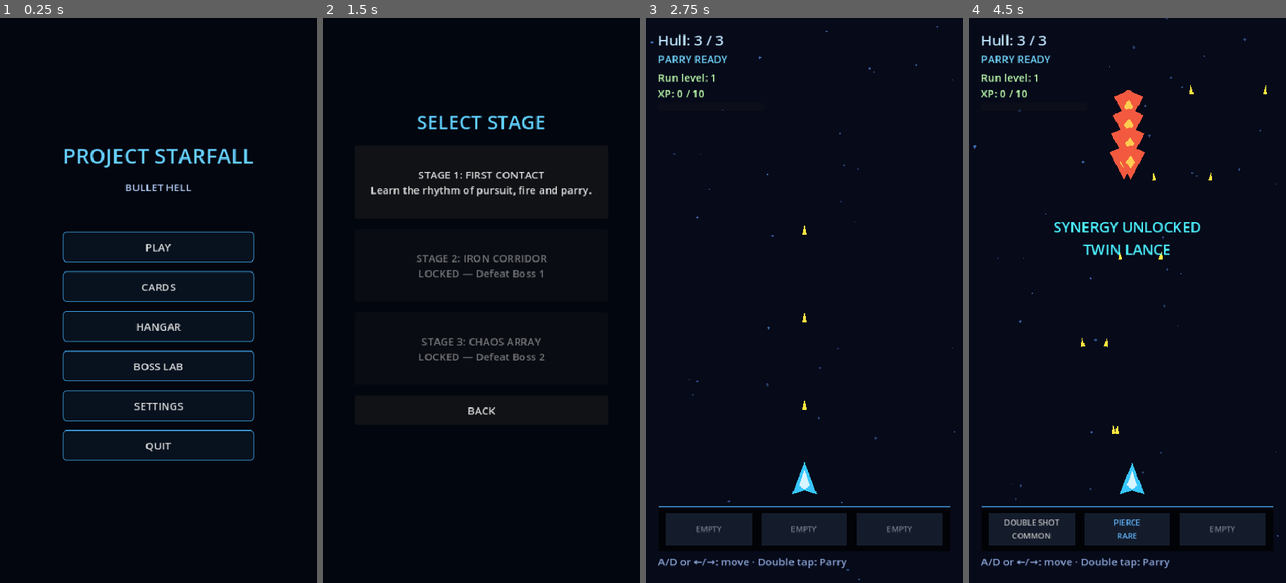
Above: before the commit, frames 1-4 (left to right).
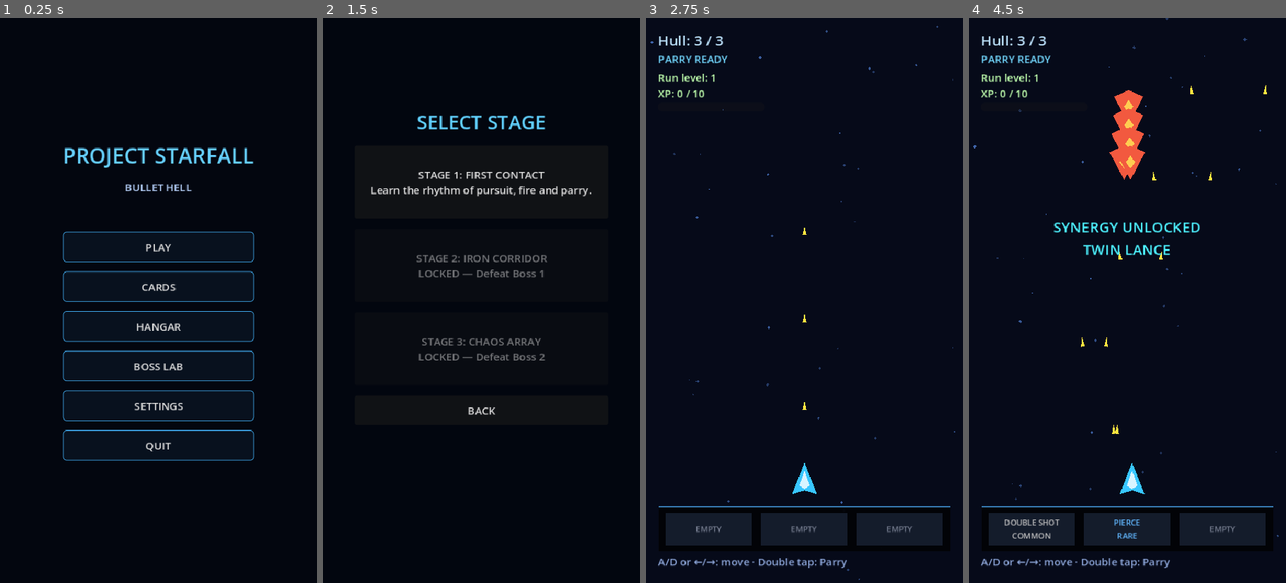
Above: after the commit, the same moments.

Repository: Gonz007/Bullet-Rogue
Game: Godot game, scene res://scenes/MainMenu.tscn
Same seed, same stepped clock (60 frames per second), same inputs: the game is played once before the commit and once after it.
Inputs (mouse positions are in pixels of both pictures, inside the frame that each line leads up to):
- Up to frame 1 (0.25 s): no input
- Up to frame 2 (1.5 s): click "PLAY" at 0.5 s; click "PLAY" at 1.25 s
- Up to frame 3 (2.75 s): click "STAGE 1: FIRST CONTACT Learn …" at 2 s
- Up to frame 4 (4.5 s): tap Enter (ui_accept) at 2.75, 3.02, 3.77 s; move the mouse to (1197, 272) at 2.77 s; hold D (move_right) 2.78-3.53 s; tap R at 2.85 s; click (1197, 272) at 2.92 s; move the mouse to (1064, 328) at 3.52 s; hold A (move_left) 3.53-4.28 s; tap 1 at 3.6 s; click (1064, 328) at 3.67 s; move the mouse to (1159, 176) at 4.27 s; hold D (move_right) from 4.28 s (still down); tap 2 at 4.35 s; click (1159, 176) at 4.42 s

The runs differ from the first frame. In frame 1, 1.4% of the frame differs, in the area x 19-81%, y 22-79%; in frame 2, 1.2%; in frame 3, 0.6%; in frame 4, 1.4%, in the area x 4-94%, y 0-98%.

Commit message:
feat: add portrait Android touch controls

Diff:
--- a/project.godot
+++ b/project.godot
@@ -34,6 +34,12 @@
 window/size/window_width_override=480
 window/size/window_height_override=854
 window/stretch/mode="canvas_items"
+window/stretch/aspect="expand"
+window/handheld/orientation="portrait"
+
+[input_devices]
+
+pointing/emulate_touch_from_mouse=true
 
 [input]
 
--- a/scenes/Main.tscn
+++ b/scenes/Main.tscn
@@ -34,6 +34,7 @@
 [ext_resource type="Script" path="res://scripts/screen_shake.gd" id="33_shake"]
 [ext_resource type="PackedScene" path="res://scenes/ui/ShopUI.tscn" id="22_shop_ui"]
 [ext_resource type="PackedScene" path="res://scenes/ui/PauseMenu.tscn" id="23_pause"]
+[ext_resource type="PackedScene" path="res://scenes/ui/TouchControls.tscn" id="34_touch"]
 
 [node name="Main" type="Node2D" unique_id=827351479]
 script = ExtResource("1_main")
@@ -318,3 +319,5 @@
 
 [node name="PauseMenu" parent="HUD" instance=ExtResource("23_pause")]
 visible = false
+
+[node name="TouchControls" parent="HUD" instance=ExtResource("34_touch")]
--- /dev/null
+++ b/scenes/ui/TouchControls.tscn
@@ -0,0 +1,79 @@
+[gd_scene load_steps=4 format=3]
+
+[ext_resource type="Script" path="res://scripts/ui/touch_controls.gd" id="1_controls"]
+[ext_resource type="Script" path="res://scripts/ui/touch_action_button.gd" id="2_button"]
+
+[sub_resource type="StyleBoxFlat" id="1_style"]
+bg_color = Color(0.06, 0.24, 0.38, 0.72)
+border_width_left = 2
+border_width_top = 2
+border_width_right = 2
+border_width_bottom = 2
+border_color = Color(0.3, 0.85, 1, 0.9)
+corner_radius_top_left = 28
+corner_radius_top_right = 28
+corner_radius_bottom_right = 28
+corner_radius_bottom_left = 28
+
+[node name="TouchControls" type="Control"]
+process_mode = 3
+layout_mode = 3
+anchors_preset = 15
+anchor_right = 1.0
+anchor_bottom = 1.0
+mouse_filter = 2
+script = ExtResource("1_controls")
+
+[node name="Hint" type="Label" parent="."]
+layout_mode = 1
+anchors_preset = -1
+anchor_left = 0.2
+anchor_top = 0.72
+anchor_right = 0.8
+anchor_bottom = 0.76
+theme_override_colors/font_color = Color(0.6, 0.88, 1, 0.8)
+theme_override_font_sizes/font_size = 12
+horizontal_alignment = 1
+text = "TAP TWICE A DIRECTION TO PARRY"
+
+[node name="Left" type="Button" parent="."]
+custom_minimum_size = Vector2(106, 86)
+layout_mode = 1
+anchors_preset = -1
+anchor_left = 0.05
+anchor_top = 0.76
+anchor_right = 0.27
+anchor_bottom = 0.86
+theme_override_font_sizes/font_size = 34
+theme_override_styles/normal = SubResource("1_style")
+text = "◀"
+script = ExtResource("2_button")
+input_action = "move_left"
+
+[node name="Right" type="Button" parent="."]
+custom_minimum_size = Vector2(106, 86)
+layout_mode = 1
+anchors_preset = -1
+anchor_left = 0.73
+anchor_top = 0.76
+anchor_right = 0.95
+anchor_bottom = 0.86
+theme_override_font_sizes/font_size = 34
+theme_override_styles/normal = SubResource("1_style")
+text = "▶"
+script = ExtResource("2_button")
+input_action = "move_right"
+
+[node name="Pause" type="Button" parent="."]
+custom_minimum_size = Vector2(48, 42)
+layout_mode = 1
+anchors_preset = -1
+anchor_left = 0.88
+anchor_top = 0.025
+anchor_right = 0.98
+anchor_bottom = 0.075
+theme_override_font_sizes/font_size = 20
+theme_override_styles/normal = SubResource("1_style")
+text = "Ⅱ"
+script = ExtResource("2_button")
+input_action = "ui_cancel"
--- /dev/null
+++ b/scripts/ui/touch_action_button.gd
@@ -0,0 +1,23 @@
+class_name TouchActionButton
+extends Button
+
+@export var input_action := "move_left"
+
+
+func _ready() -> void:
+	focus_mode = Control.FOCUS_NONE
+	button_down.connect(_send_pressed.bind(true))
+	button_up.connect(_send_pressed.bind(false))
+	mouse_exited.connect(_release_if_held)
+
+
+func _send_pressed(pressed: bool) -> void:
+	var action_event := InputEventAction.new()
+	action_event.action = input_action
+	action_event.pressed = pressed
+	Input.parse_input_event(action_event)
+
+
+func _release_if_held() -> void:
+	if button_pressed:
+		_send_pressed(false)
--- /dev/null
+++ b/scripts/ui/touch_controls.gd
@@ -0,0 +1,6 @@
+class_name TouchControls
+extends Control
+
+
+func _ready() -> void:
+	visible = OS.has_feature("mobile")
Not shown, changed: export_presets.cfg
Not shown, added: scripts/ui/touch_action_button.gd.uid
Not shown, added: scripts/ui/touch_controls.gd.uid
